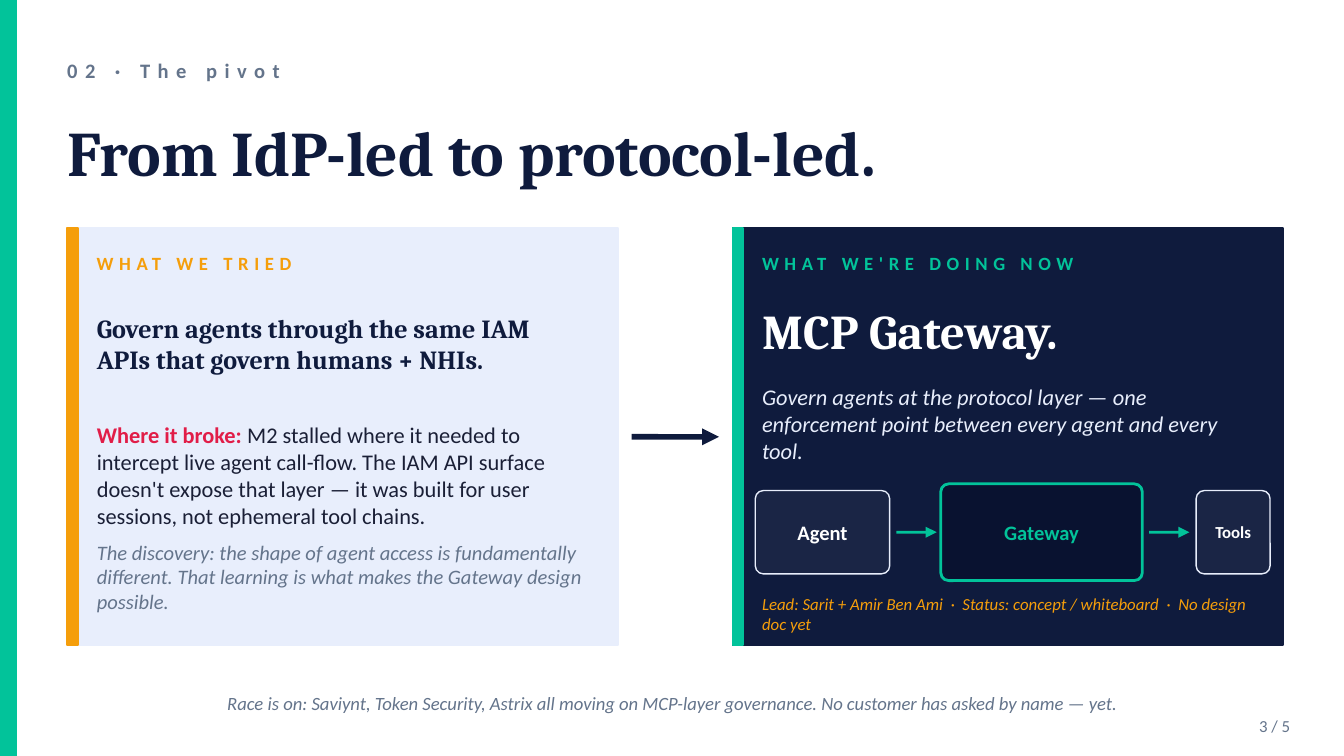
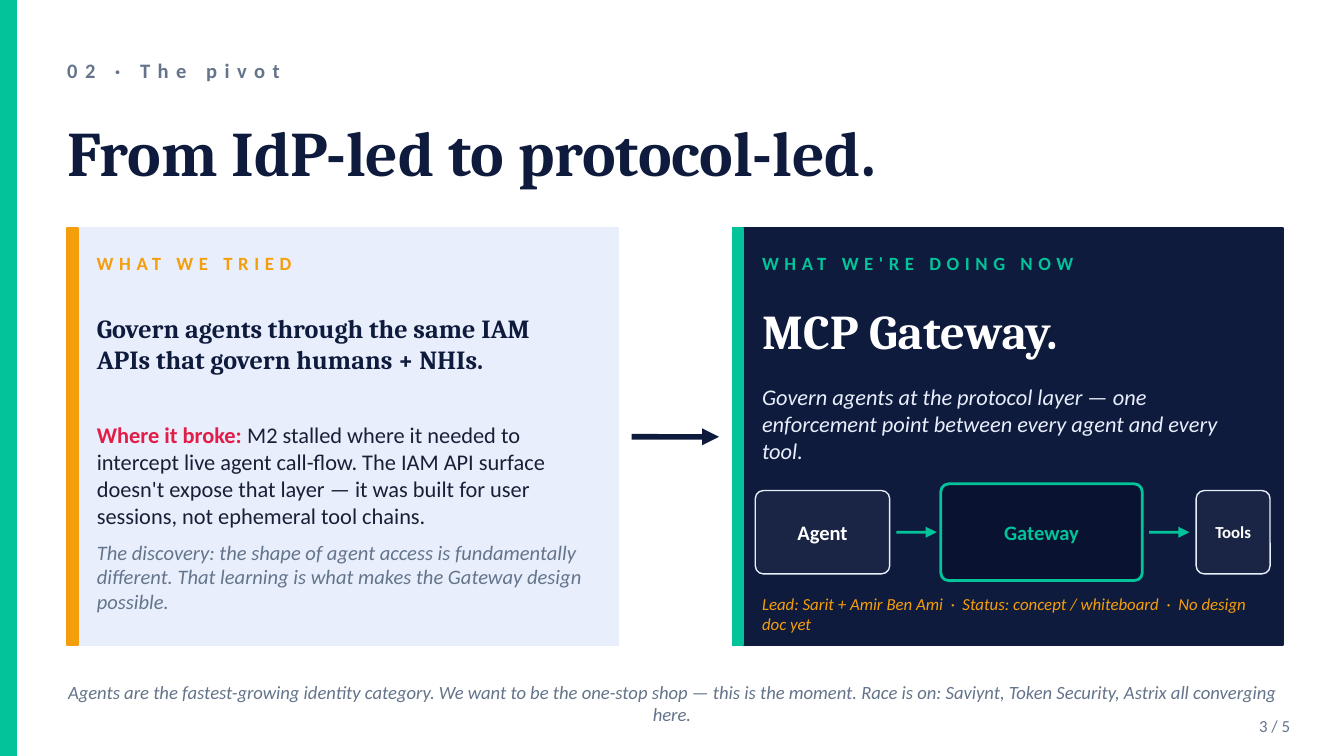
Before and after one commit to Lorch19/ol-linx-agent, a slide deck: slide 3 of artifacts/eng-prekickoff-2026-04-27.pptx. Drawn at 1344x756 pixels with LibreOffice and Linux fonts; fonts in the diff are those of the drawing. Boxes give left, top, right and bottom in pixels: in the first picture for what was removed or moved away, otherwise in the second. Text is boxed around its words. In the diff, an @@ line names an element or a change of style, - is before the commit and + after.

```diff
--- a/artifacts/eng-prekickoff-2026-04-27.pptx
+++ b/artifacts/eng-prekickoff-2026-04-27.pptx
@@ text at [68,686,1276,721]: text changed @@
-Race is on: Saviynt, Token Security, Astrix all moving on MCP-layer governance. No customer has asked by name — yet.
+Agents are the fastest-growing identity category. We want to be the one-stop shop — this is the moment. Race is on: Saviynt, Token Security, Astrix all converging here.
```
Also in this commit, not shown: 2 other slides changed, 1 other file.
